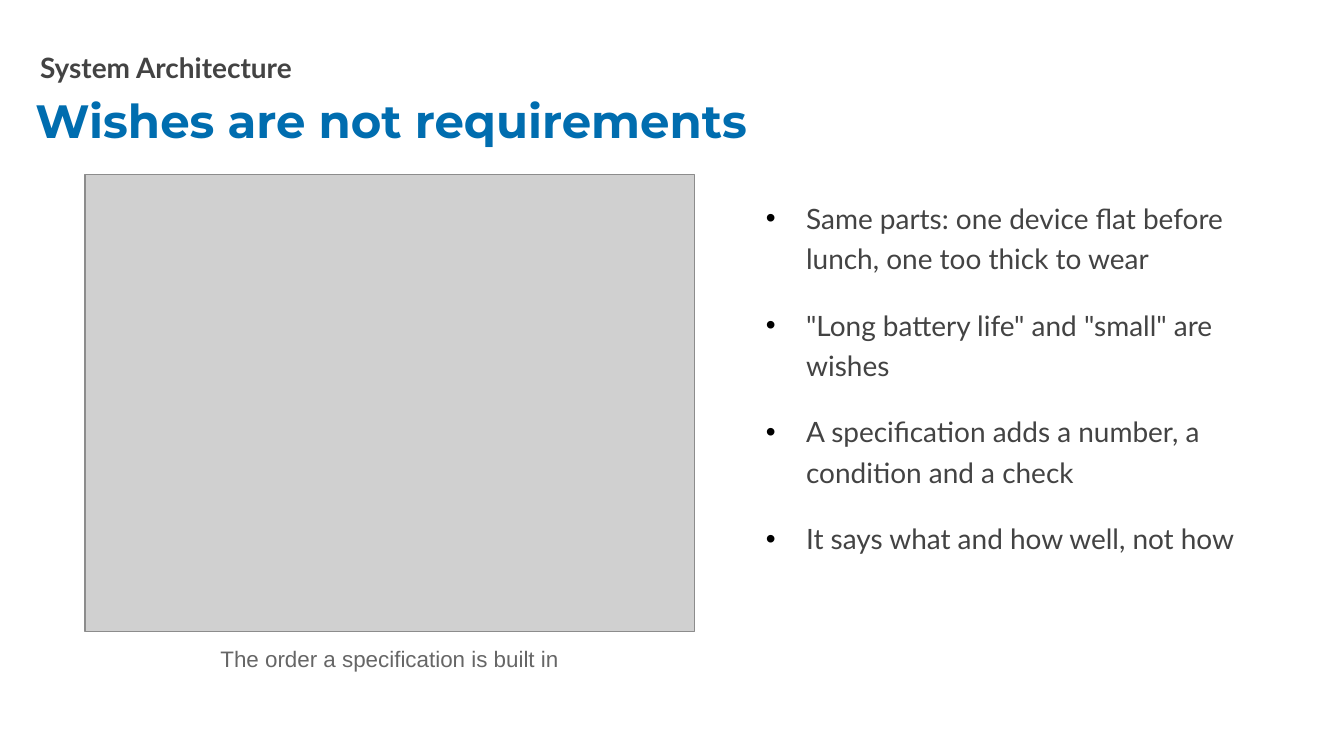
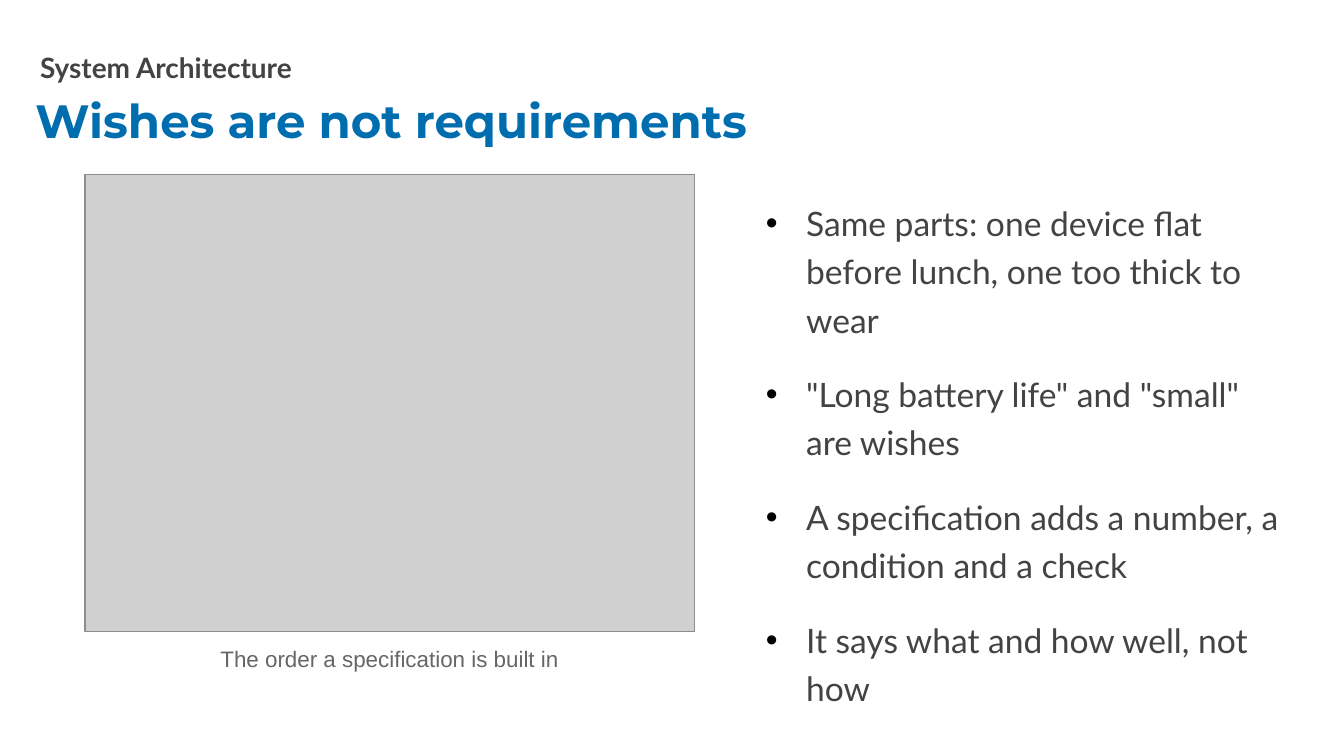
Before and after one commit to niat-physicalai/c3_course, a slide deck: slide 5 of deck/build/01/01-system-architecture.pptx. Drawn at 1344x756 pixels with LibreOffice and Linux fonts; fonts in the diff are those of the drawing; grey boxes stand for pictures; background and template pictures are left out. Boxes give left, top, right and bottom in pixels: in the first picture for what was removed or moved away, otherwise in the second. Text is boxed around its words. In the diff, an @@ line names an element or a change of style, - is before the commit and + after.

```diff
--- a/deck/build/01/01-system-architecture.pptx
+++ b/deck/build/01/01-system-architecture.pptx
@@ text "Same parts: one device flat ..." at (x1=806, y1=211, x2=1279, y2=701): size 15 to 18 pt @@
```
Also in this commit, not shown: 1 other slide changed.
